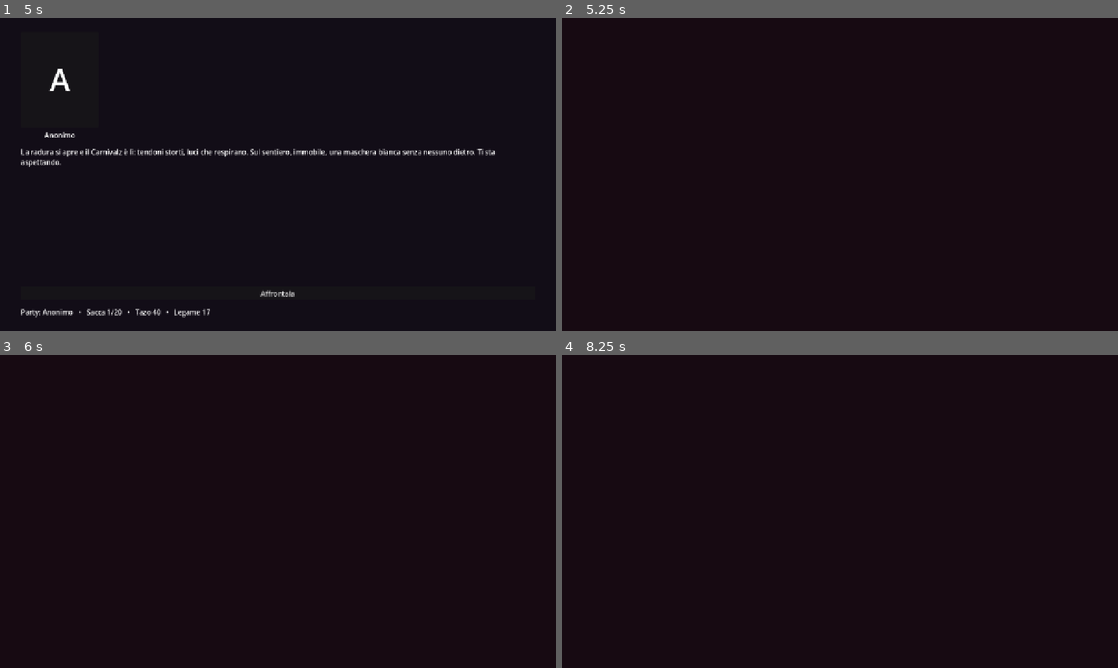
Above: before the commit, frames 1-4 (two rows, left to right).
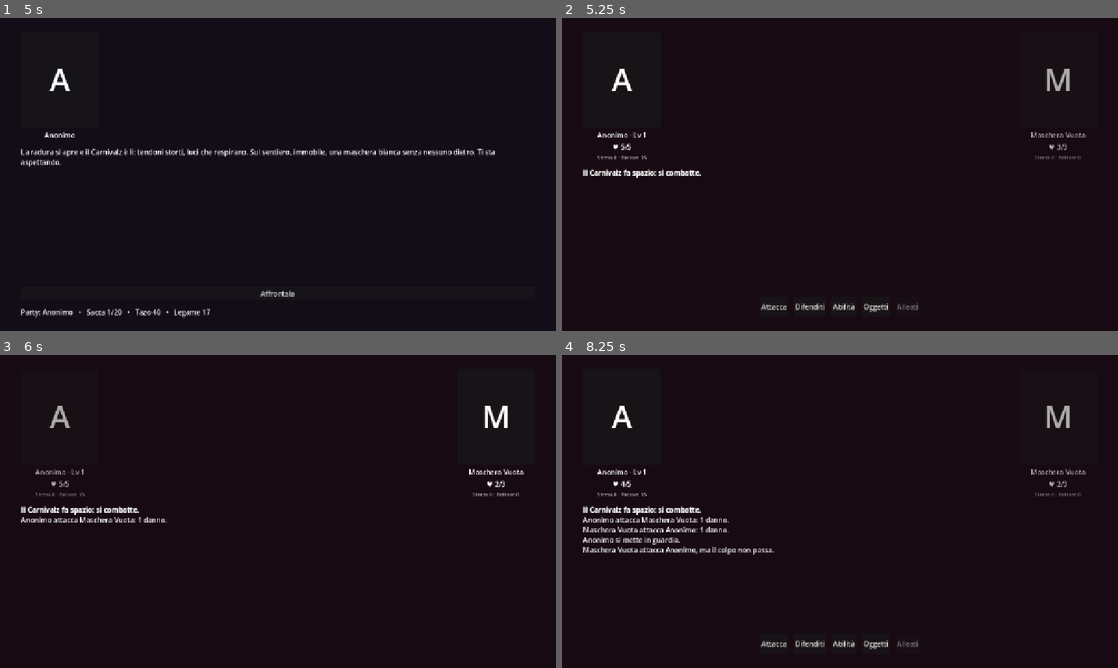
Above: after the commit, the same moments.

Repository: Rio-Chico-Devs/Carnivalz
Game: Godot game, scene res://scenes/Mappa.tscn
Two runs of this game, one before a commit and one after it. Both use one fixed random seed, a clock stepped at 60 frames per second and the inputs below.
Inputs (mouse positions are in pixels of both pictures, inside the frame that each line leads up to):
- Up to frame 1 (5 s): click "!" at 0.5 s; click "☉ Scendi nel Carnivalz" at 1.25 s; click "Inizia il Carnivalz" at 2 s; click "Taglia per il bosco" at 2.75 s; click "Fruga tra i resti" at 3.5 s; click "Spegnile una a una, e respira" at 4.25 s
- Up to frame 2 (5.25 s): click "Affrontala" at 5 s
- Up to frame 3 (6 s): click (211, 642) at 5.75 s, where only the run after the commit has a clickable "Attacca"
- Up to frame 4 (8.25 s): tap Enter at 6.5 s; move the mouse to (962, 495) at 6.52 s; click (962, 495) at 6.67 s; click (812, 642) at 7.25 s, where only the run after the commit has a clickable "Difenditi"; tap Space at 8 s; move the mouse to (728, 527) at 8.02 s; click (728, 527) at 8.17 s

Frame 1 is identical in both runs. In frame 2, 1.4% of the frame differs, in the area x 3-95%, y 16-94%; in frame 3, 1.3%; in frame 4, 2.6%.
Error before the commit: Parse Error: Cannot infer the type of "totale" variable because the value doesn't have a set type. (res://scripts/Combattimento.gd:309)

Commit message:
Fix: errore di inferenza tipo su Dictionary in turno_nemico
Godot non riesce a inferire il tipo con ':=' quando il valore viene da
un accesso dot-notation su un Dictionary generico (nemico.peso_attacco_normale
e' Variant a livello statico, anche se a runtime e' sempre un int).
Tipo esplicito: 'var totale: int = int(...)'.

Co-Authored-By: Claude Sonnet 5 <noreply@anthropic.com>
Claude-Session: https://claude.ai/code/session_01AE7uzpDH1Lo1PHb29aXJxZ

Diff:
--- a/scripts/Combattimento.gd
+++ b/scripts/Combattimento.gd
@@ -306,7 +306,7 @@
 		return
 	var mosse: Array = nemico.mosse
 	if not mosse.is_empty():
-		var totale := nemico.peso_attacco_normale
+		var totale: int = int(nemico.peso_attacco_normale)
 		for mossa in mosse:
 			totale += int(mossa.get("peso", 1))
 		var estratto := GameState.rng.randi_range(1, maxi(totale, 1))
